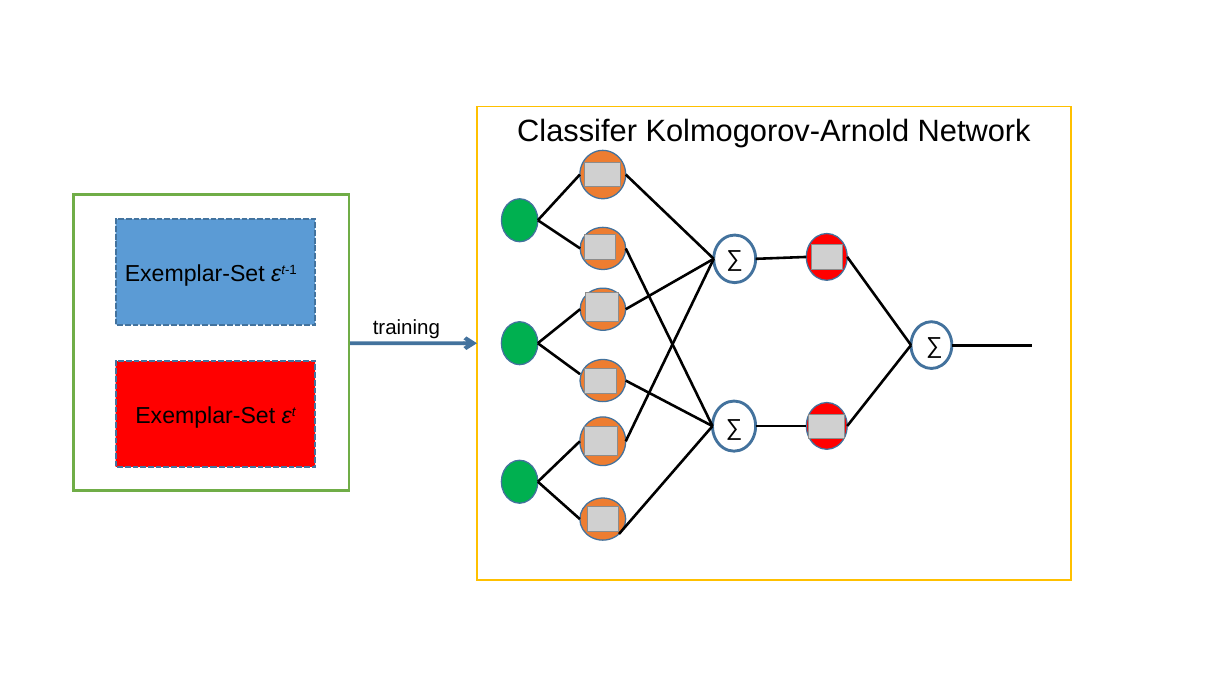
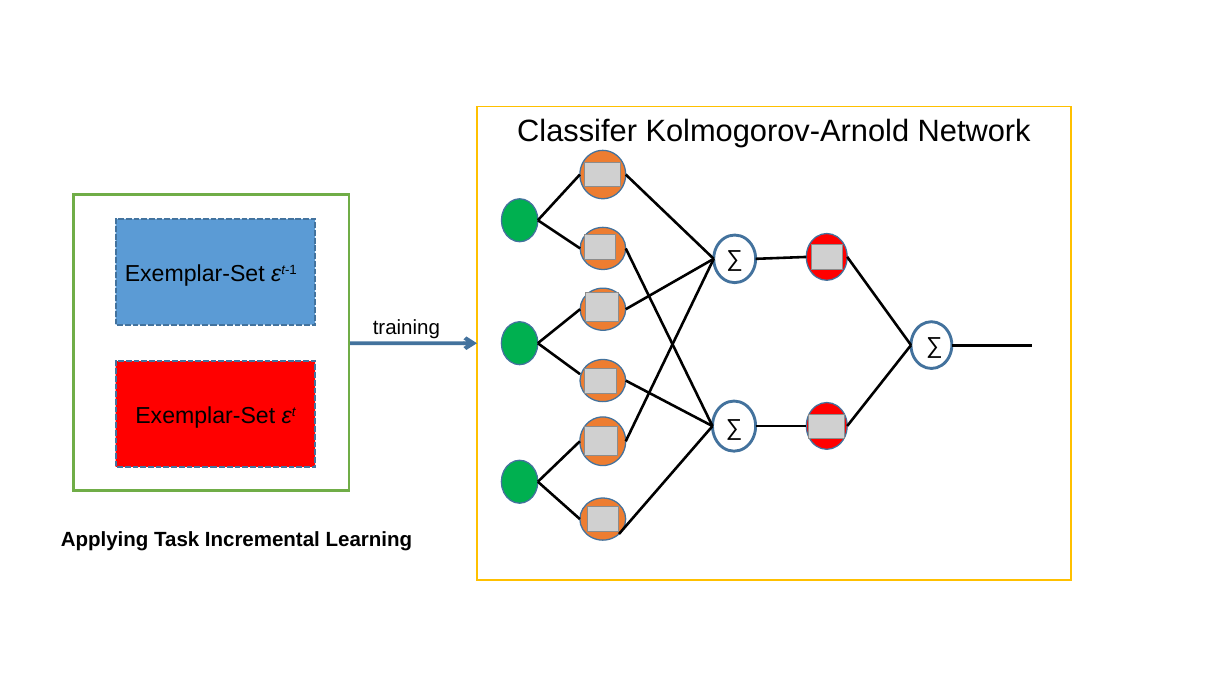
Before and after one commit to HuyOnic/KANFusion-Incremental-Learning, a slide deck: slide 3 of Slide.pptx. Drawn at 1232x693 pixels with LibreOffice and Linux fonts; fonts in the diff are those of the drawing; grey boxes stand for pictures. Boxes give left, top, right and bottom in pixels: in the first picture for what was removed or moved away, otherwise in the second. Text is boxed around its words. In the diff, an @@ line names an element or a change of style, - is before the commit and + after.

```diff
--- a/Slide.pptx
+++ b/Slide.pptx
@@ text added at box(61, 531, 412, 551), 16 pt, text #000000, bold @@
+Applying Task Incremental Learning
```
Also in this commit, not shown: 1 other slide changed, 18 other files.
